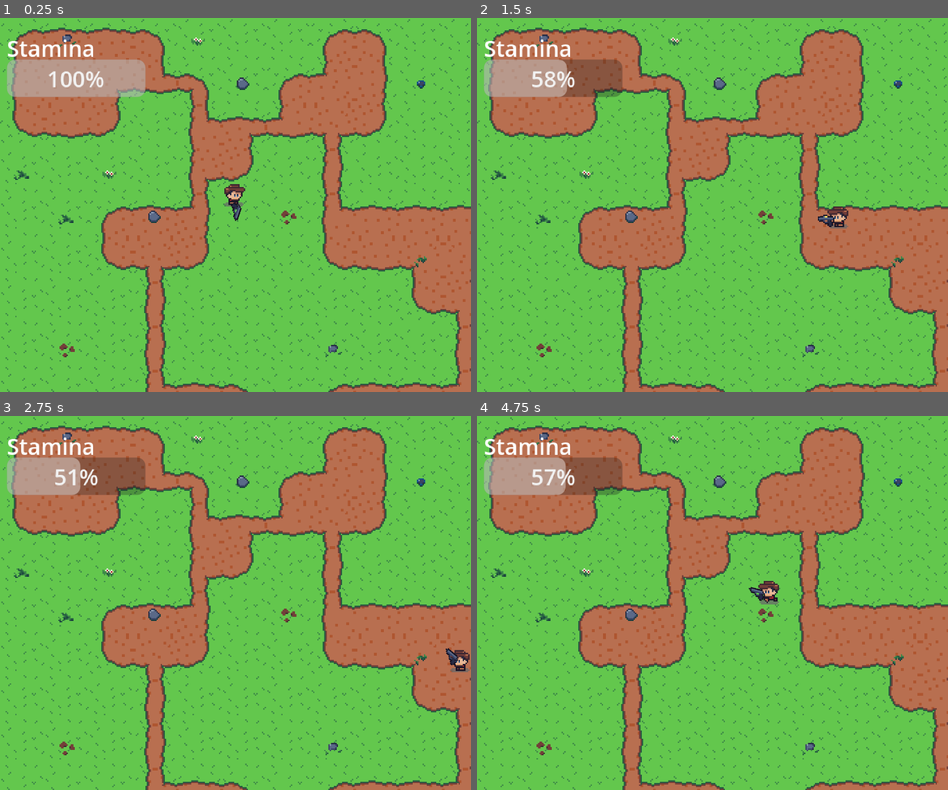
Above: before the commit, frames 1-4 (two rows, left to right).
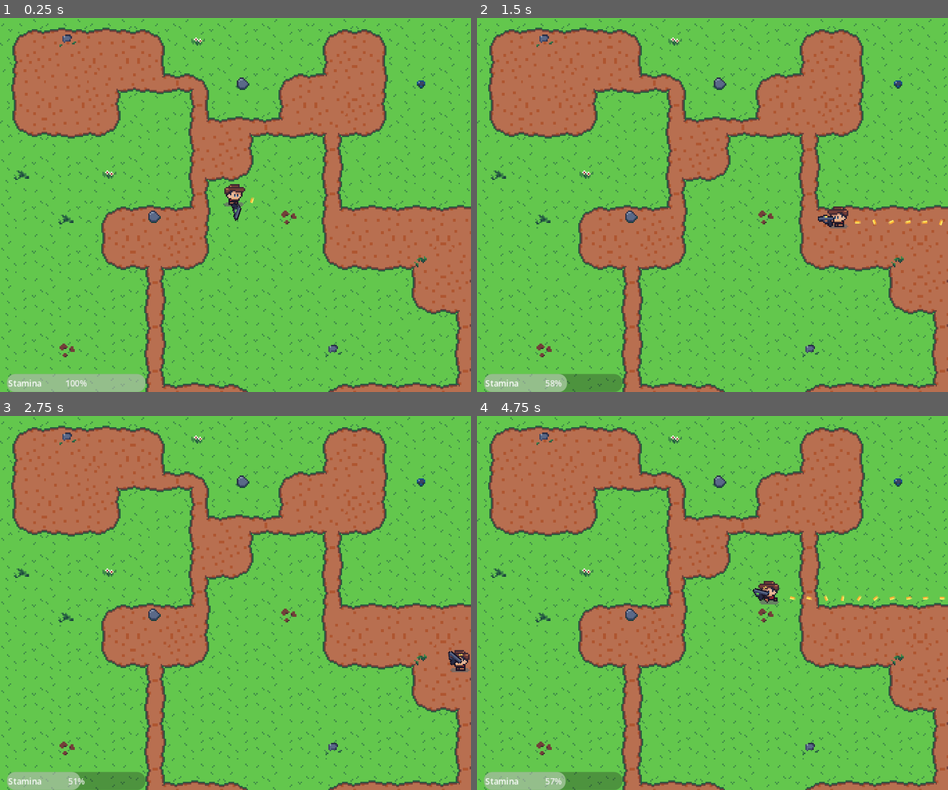
Above: after the commit, the same moments.

Repository: tfffr/swarmed
Game: Godot game, scene res://scenes/world/world.tscn
Two runs of this game, one before a commit and one after it. Both use one fixed random seed, a clock stepped at 60 frames per second and the inputs below.
Inputs (mouse positions are in pixels of both pictures, inside the frame that each line leads up to):
- Up to frame 1 (0.25 s): no input
- Up to frame 2 (1.5 s): tap Enter at 0.5 s; move the mouse to (816, 186) at 0.52 s; hold D (move_right) 0.53-1.28 s; hold Shift (sprint) 0.53-1.28 s; click (816, 186) at 0.67 s; move the mouse to (618, 223) at 1.27 s; hold S (move_down) from 1.28 s (still down); tap Shift (sprint) at 1.35 s; click (618, 223) at 1.42 s
- Up to frame 3 (2.75 s): move the mouse to (282, 520) at 2.02 s; release S (move_down) at 2.03 s; hold D (move_right) from 2.03 s (still down); hold Shift (sprint) from 2.03 s (still down); click (282, 520) at 2.17 s
- Up to frame 4 (4.75 s): move the mouse to (688, 677) at 2.77 s; release D (move_right) at 2.78 s; release Shift (sprint) at 2.78 s; hold W (move_up) 2.78-3.53 s; tap Shift (sprint) at 2.85, 4.35 s; click (688, 677) at 2.92 s; move the mouse to (853, 659) at 3.52 s; hold Shift (sprint) 3.53-4.28 s; hold A (move_left) from 3.53 s (still down); click (853, 659) at 3.67 s; move the mouse to (571, 546) at 4.27 s; click (571, 546) at 4.42 s

The runs differ from the first frame. In frame 1, 4.7% of the frame differs, in the area x 1-54%, y 5-100%; in frame 2, 4.7%; in frame 3, 4.7%; in frame 4, 4.8%, in the area x 1-100%, y 5-100%.

Commit message:
bullet [in process...]

Diff:
--- a/project.godot
+++ b/project.godot
@@ -53,6 +53,14 @@
 ]
 }
 
+[layer_names]
+
+2d_physics/layer_1="World"
+2d_physics/layer_2="Player"
+2d_physics/layer_3="Enemies"
+2d_physics/layer_4="Bullets"
+2d_physics/layer_5="Collectibles"
+
 [physics]
 
 3d/physics_engine="Jolt Physics"
--- /dev/null
+++ b/scenes/bullet/bullet.gd
@@ -0,0 +1,5 @@
+class_name Bullet
+extends AnimatableBody2D
+
+func _process(delta: float) -> void:
+	position.x += 1.
--- /dev/null
+++ b/scenes/bullet/bullet.tscn
@@ -0,0 +1,19 @@
+[gd_scene format=3 uid="uid://bboh2c6amka3b"]
+
+[ext_resource type="Texture2D" uid="uid://cu78gtcudtkrp" path="res://assets/textures/bullet.png" id="1_7c8un"]
+[ext_resource type="Script" uid="uid://78eyb1s7jcwy" path="res://scenes/bullet/bullet.gd" id="1_83itf"]
+
+[sub_resource type="RectangleShape2D" id="RectangleShape2D_g4v7s"]
+size = Vector2(4, 2)
+
+[node name="Bullet" type="AnimatableBody2D" unique_id=1000334996]
+collision_layer = 8
+collision_mask = 4
+sync_to_physics = false
+script = ExtResource("1_83itf")
+
+[node name="BulletSprite" type="Sprite2D" parent="." unique_id=2010017734]
+texture = ExtResource("1_7c8un")
+
+[node name="CollisionShape2D" type="CollisionShape2D" parent="." unique_id=690795121]
+shape = SubResource("RectangleShape2D_g4v7s")
--- a/scenes/player/player.gd
+++ b/scenes/player/player.gd
@@ -1,11 +1,14 @@
 class_name Player
 extends CharacterBody2D
+
+const BULLET_BLUEPRINT := preload("res://scenes/bullet/bullet.tscn")
+
+enum PlayerState {Idle, Moving, Shooting}
 
 @export var normal_speed := 60
 @export var max_speed := 120
 @export var max_stamina := 100.
-
-enum PlayerState {Idle, Moving, Shooting}
+@export var fire_rate := 3.
 
 @onready var sprite_body: Sprite2D = $SpriteBody
 @onready var sprite_shadow: Sprite2D = $SpriteShadow
@@ -13,10 +16,20 @@
 @onready var animation_player: AnimationPlayer = $AnimationPlayer
 @onready var weapon: Weapon = $SpriteBody/WeaponPivot/Weapon
 @onready var weapon_pivot: Node2D = $SpriteBody/WeaponPivot
+@onready var shot_timer: Timer = $ShotTimer
+@onready var bullet_spawn_location: Node2D = $SpriteBody/WeaponPivot/Weapon/BulletSpawnLocation
 
 var current_state := PlayerState.Idle
 var current_speed := normal_speed
 var current_stamina := max_stamina
+
+
+func _ready() -> void:
+	_set_fire_rate()
+
+
+func _set_fire_rate() -> void:
+	shot_timer.start(1. / fire_rate)
 
 
 func _physics_process(_delta: float) -> void:
@@ -40,8 +53,8 @@
 		_idle()
 	else:
 		_move()
-	if Input.is_mouse_button_pressed(MOUSE_BUTTON_LEFT):
-		_shoot()
+	#if Input.is_mouse_button_pressed(MOUSE_BUTTON_LEFT):
+		#_shoot()
 
 
 func _idle() -> void:
@@ -85,6 +98,10 @@
 func _shoot() -> void:
 	current_state = PlayerState.Shooting
 	weapon.animation_player.play("shoot")
+	var bullet: Bullet = BULLET_BLUEPRINT.instantiate()
+	bullet.position = bullet_spawn_location.position
+	bullet.rotation = weapon_pivot.rotation
+	add_child(bullet)
 
 
 func _choose_flip() -> void:
@@ -108,3 +125,7 @@
 	weapon.position.x = 4.
 	sprite_shadow.position.x = 0.
 	collision_shape_2d.position.x = -1.
+
+
+func _on_shot_timer_timeout() -> void:
+	_shoot()
--- a/scenes/player/player.tscn
+++ b/scenes/player/player.tscn
@@ -85,7 +85,10 @@
 }
 
 [node name="Player" type="CharacterBody2D" unique_id=1953653607]
+collision_layer = 2
+collision_mask = 17
 script = ExtResource("1_gmlin")
+fire_rate = 5.0
 
 [node name="SpriteShadow" type="Sprite2D" parent="." unique_id=1664782302]
 texture = ExtResource("2_gmlin")
@@ -104,6 +107,9 @@
 [node name="Weapon" parent="SpriteBody/WeaponPivot" unique_id=52502578 instance=ExtResource("4_lvxji")]
 position = Vector2(4, 0)
 
+[node name="BulletSpawnLocation" type="Node2D" parent="SpriteBody/WeaponPivot/Weapon" unique_id=1013891020]
+position = Vector2(10, -3.5)
+
 [node name="CollisionShape2D" type="CollisionShape2D" parent="." unique_id=301340989]
 position = Vector2(-1, -2)
 rotation = 1.5707964
@@ -112,3 +118,8 @@
 [node name="AnimationPlayer" type="AnimationPlayer" parent="." unique_id=1254045061]
 libraries/ = SubResource("AnimationLibrary_p47bc")
 autoplay = &"idle"
+
+[node name="ShotTimer" type="Timer" parent="." unique_id=1432689262]
+autostart = true
+
+[connection signal="timeout" from="ShotTimer" to="." method="_on_shot_timer_timeout"]
--- a/scenes/world/world.tscn
+++ b/scenes/world/world.tscn
@@ -60,15 +60,17 @@
 shape = SubResource("RectangleShape2D_yf5fn")
 metadata/_edit_lock_ = true
 
-[node name="StaminaLabel" type="Label" parent="." unique_id=1827691286]
-offset_left = 5.0
-offset_top = 10.0
-offset_right = 45.0
-offset_bottom = 33.0
-text = "Stamina"
-
 [node name="ProgressBar" type="ProgressBar" parent="." unique_id=1534918568]
 offset_left = 5.0
-offset_top = 30.0
+offset_top = 257.0
 offset_right = 105.0
-offset_bottom = 57.0
+offset_bottom = 270.0
+theme_override_font_sizes/font_size = 6
+
+[node name="StaminaLabel" type="Label" parent="." unique_id=1827691286]
+offset_left = 6.0
+offset_top = 259.0
+offset_right = 33.0
+offset_bottom = 270.0
+theme_override_font_sizes/font_size = 6
+text = "Stamina"
Not shown, added: scenes/bullet/bullet.gd.uid
